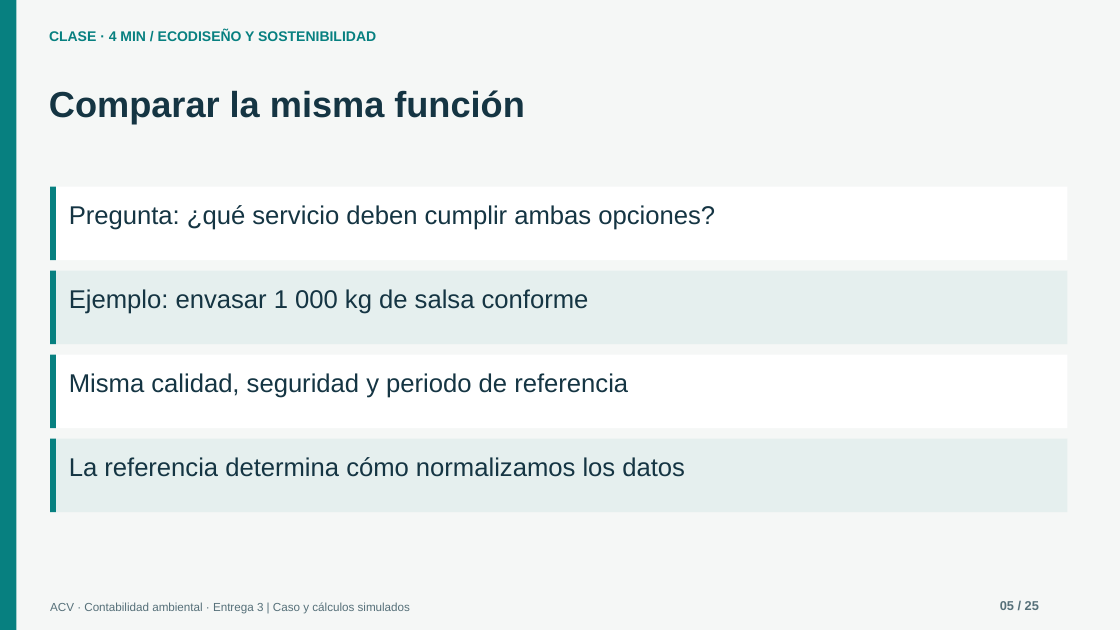
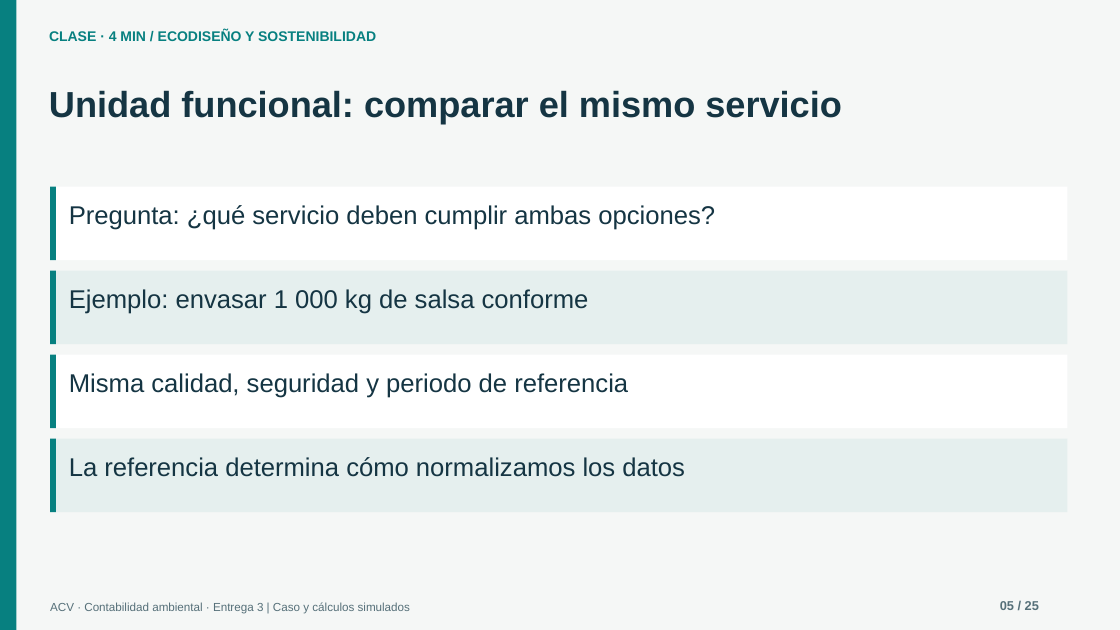
Before and after one commit to espinemilia02-design/Clases2026, a slide deck: slide 5 of ecodiseno_acv_contabilidad_entrega3_90min/ACV_contabilidad_entrega3_90min.pptx. Drawn at 1120x630 pixels with LibreOffice and Linux fonts; fonts in the diff are those of the drawing. Boxes give left, top, right and bottom in pixels: in the first picture for what was removed or moved away, otherwise in the second. Text is boxed around its words. In the diff, an @@ line names an element or a change of style, - is before the commit and + after.

Commit message:
Aclarar unidad funcional y fórmula de comparación en la clase de ACV

```diff
--- a/ecodiseno_acv_contabilidad_entrega3_90min/ACV_contabilidad_entrega3_90min.pptx
+++ b/ecodiseno_acv_contabilidad_entrega3_90min/ACV_contabilidad_entrega3_90min.pptx
@@ text at [49,90,842,124]: text changed @@
-Comparar la misma función
+Unidad funcional: comparar el mismo servicio
```
Also in this commit, not shown: 1 other slide changed, 5 other files.
